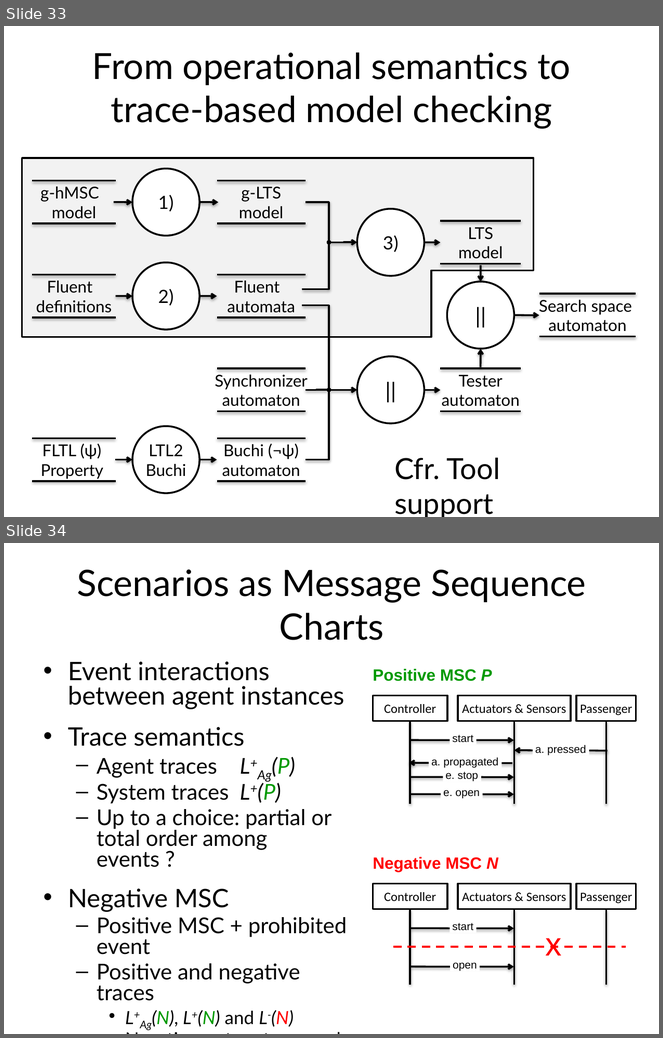
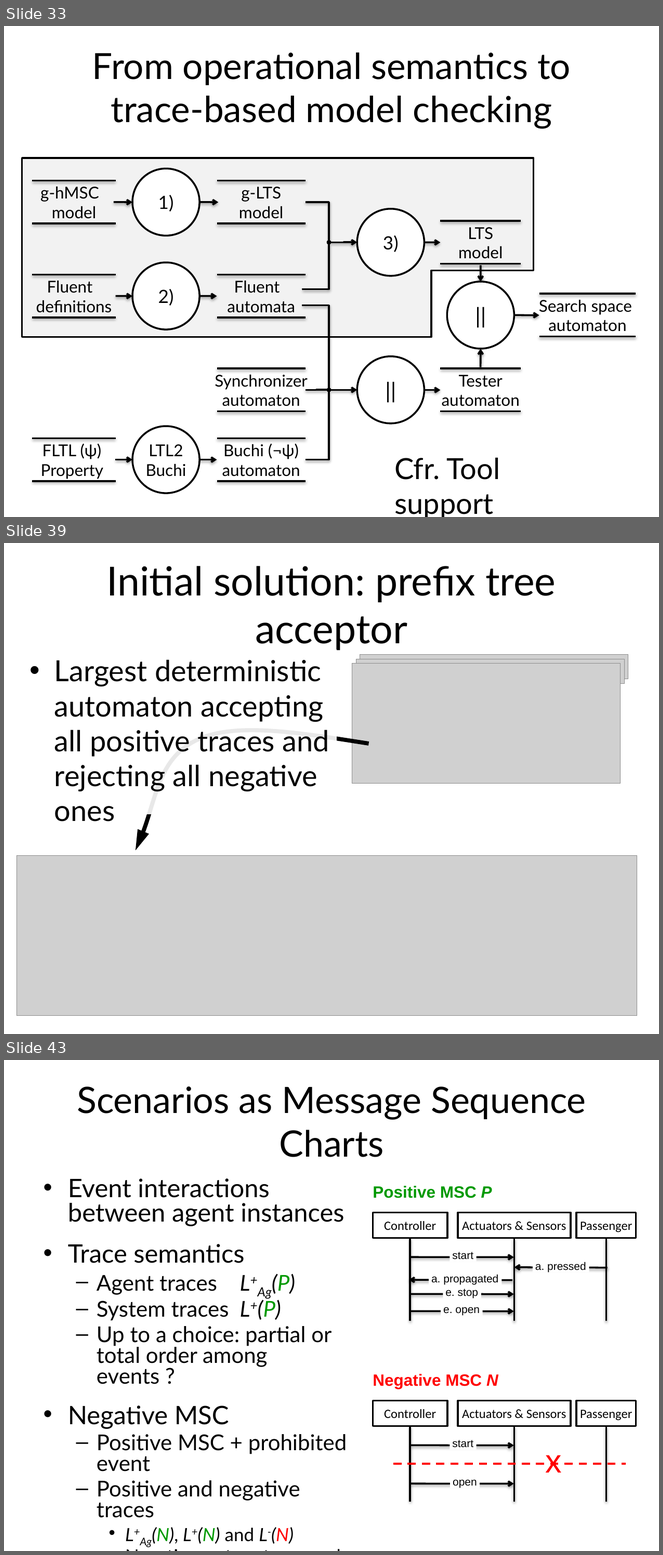
Before and after one commit to blambeau/phd, a slide deck: private-defense/slides.pptx. Shown one above the other, each under a label of ours: slides 33 and 34 before the commit, slides 33, 39 and 43 after it; the slides between them are not shown. The pictures are 663x1038 and 663x1555 pixels, drawn with LibreOffice and Linux fonts; fonts in the diff are those of the drawing; grey boxes stand for pictures. Boxes give left, top, right and bottom in pixels: in the first picture for what was removed or moved away, otherwise in the second. Text is boxed around its words. In the diff, an @@ line names an element or a change of style, - is before the commit and + after.

```diff
--- a/private-defense/slides.pptx
+++ b/private-defense/slides.pptx
@@ slide 39 added at (x1=4, y1=543, x2=659, y2=1034), background #FFFFFF @@
@@ title added at (x1=106, y1=566, x2=556, y2=651), 44 pt, text #000000 @@
+Initial solution: prefix tree acceptor
@@ text added at (x1=54, y1=659, x2=329, y2=822), 32 pt, text #000000 @@
+• Largest deterministic automaton accepting
+  all positive traces and rejecting all negative ones
@@ picture added at (x1=352, y1=664, x2=620, y2=783) @@
@@ picture added at (x1=357, y1=659, x2=624, y2=684) @@
@@ picture added at (x1=360, y1=654, x2=628, y2=679) @@
@@ freeform shape added at (x1=136, y1=722, x2=369, y2=851), outline #000000 4.5 pt @@
@@ picture added at (x1=17, y1=856, x2=637, y2=1016) @@
@@ what was slide 34 is now slide 43 @@
```
Also in this commit, not shown: 4 slides changed, 8 other slides added, 34 slides removed.
